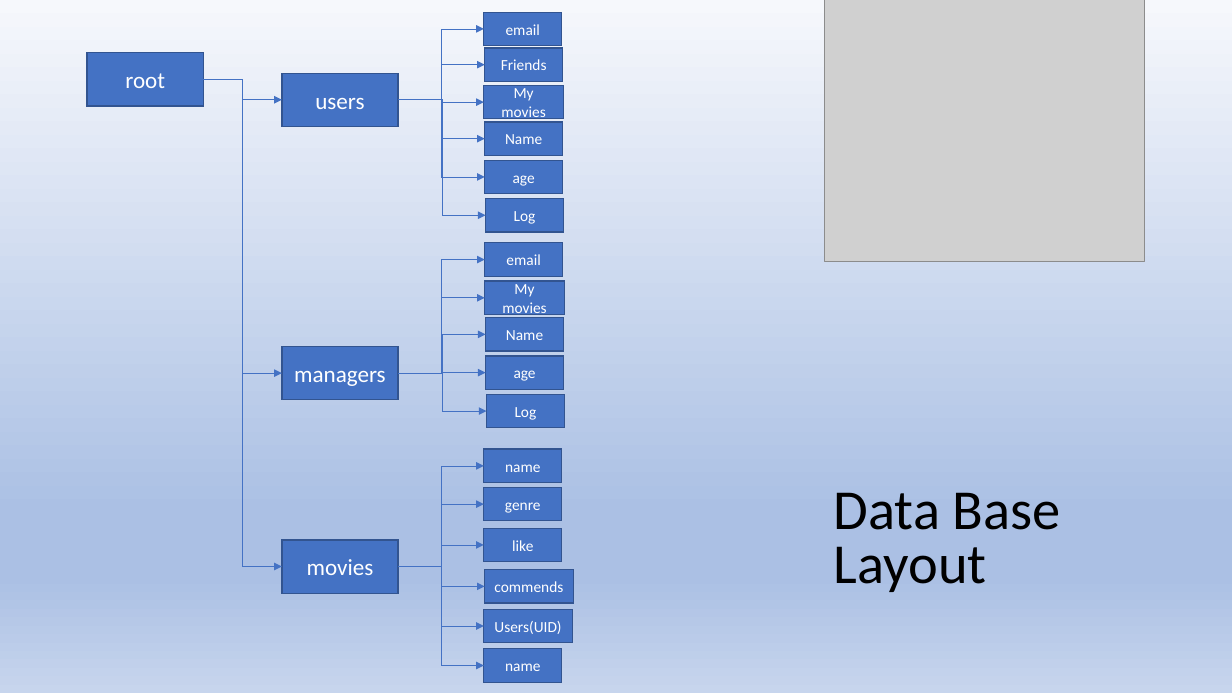
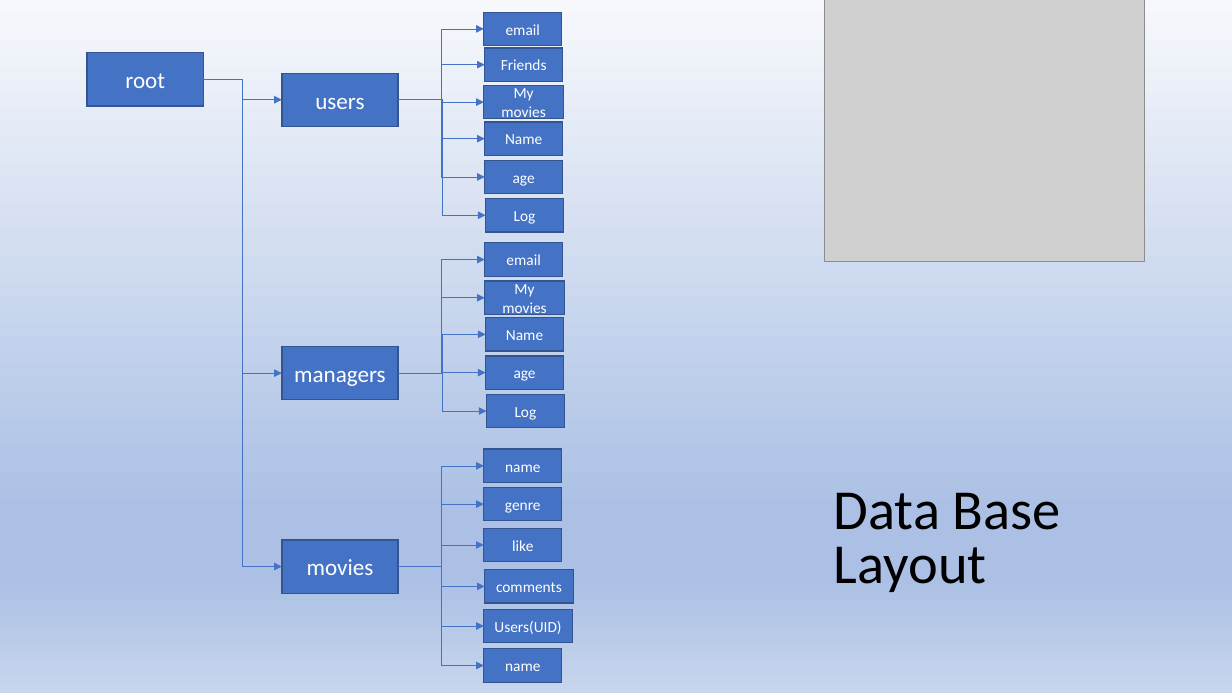
Before and after one commit to DorGetter/We-Watch---S.E.-project, a slide deck: slide 8 of Utils/App_Flow.pptm. Drawn at 1232x693 pixels with LibreOffice and Linux fonts; fonts in the diff are those of the drawing; grey boxes stand for pictures. Boxes give left, top, right and bottom in pixels: in the first picture for what was removed or moved away, otherwise in the second. Text is boxed around its words. In the diff, an @@ line names an element or a change of style, - is before the commit and + after.

```diff
--- a/Utils/App_Flow.pptm
+++ b/Utils/App_Flow.pptm
@@ text in rectangle at (496, 582, 562, 592): text changed @@
-commends
+comments
```
Also in this commit, not shown: 1 other file.
